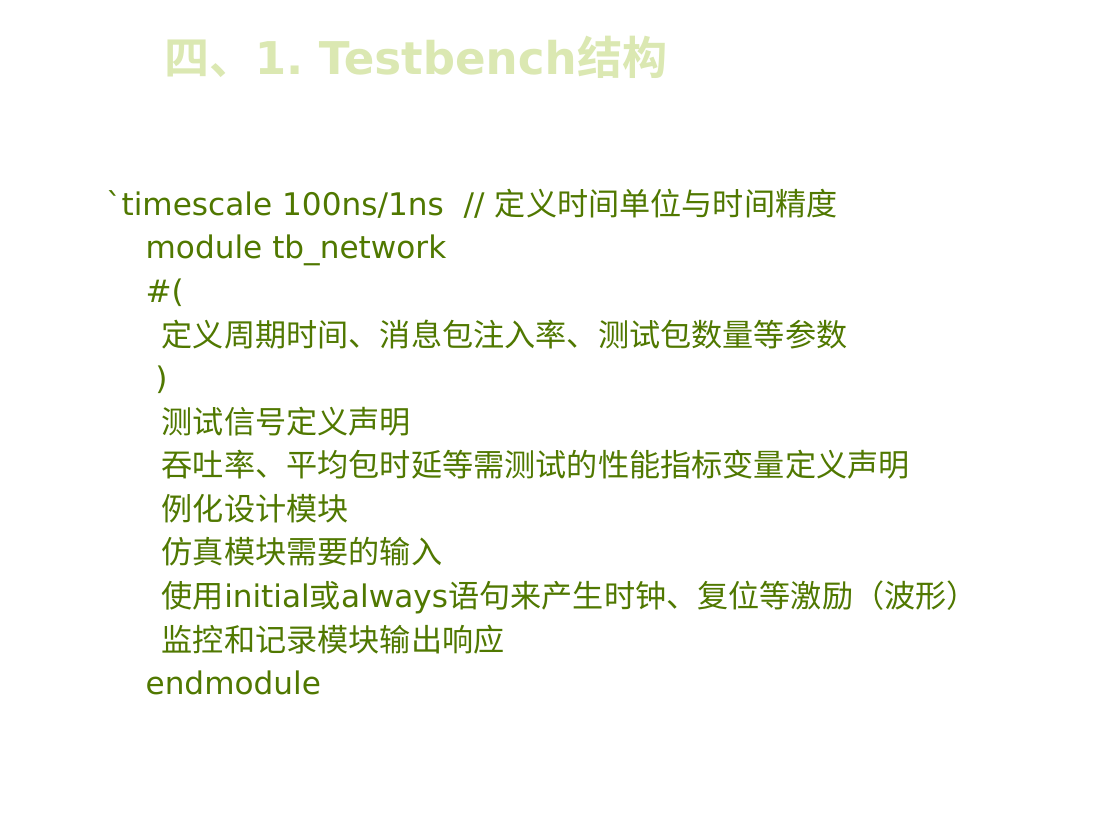
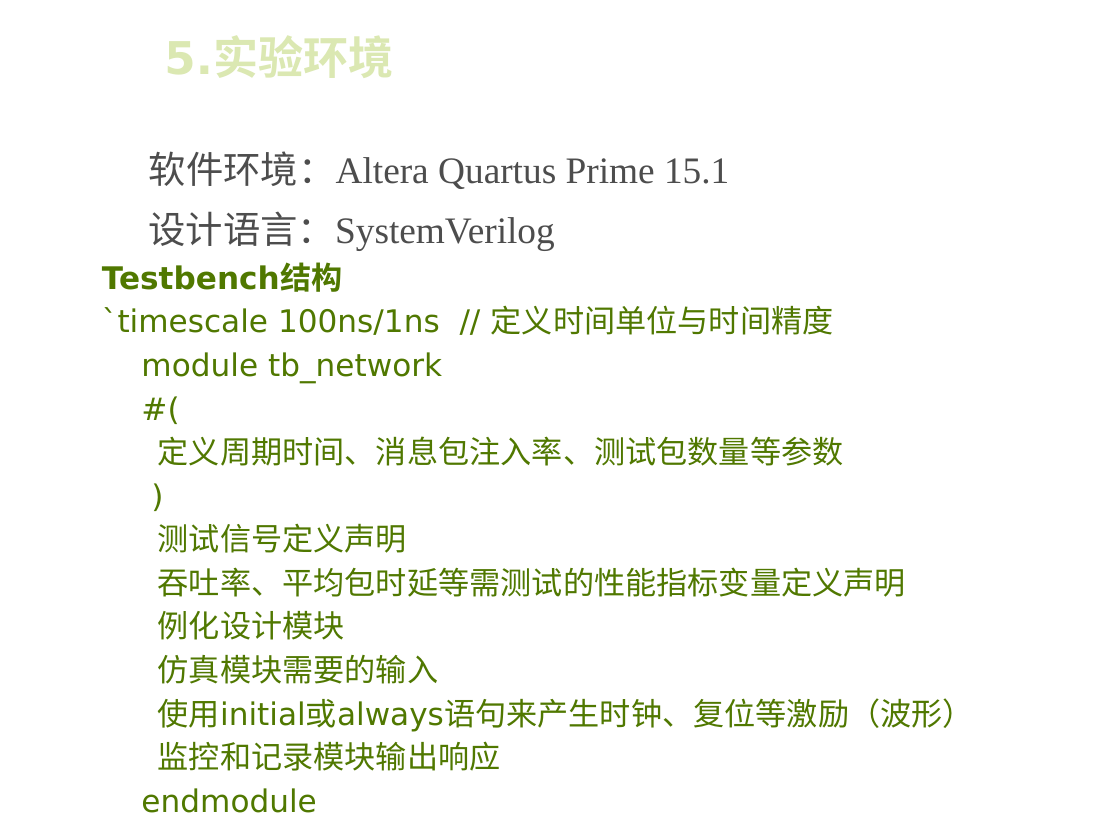
Before and after one commit to xixizai/gh01-Graduation, a slide deck: slide 16 of doc/答辩/JCQ的答辩ppt.pptx (slide 22 before the commit). Drawn at 1120x840 pixels with LibreOffice and Linux fonts; fonts in the diff are those of the drawing; background and template pictures are left out. Boxes give left, top, right and bottom in pixels: in the first picture for what was removed or moved away, otherwise in the second. Text is boxed around its words. In the diff, an @@ line names an element or a change of style, - is before the commit and + after.

```diff
--- a/doc/答辩/JCQ的答辩ppt.pptx
+++ b/doc/答辩/JCQ的答辩ppt.pptx
@@ text added at (149,151,729,189), 24 pt, text #4D4D4D @@
+软件环境：Altera Quartus Prime 15.1
@@ text added at (148,211,554,251), 24 pt, text #4D4D4D @@
+设计语言：SystemVerilog
@@ text "Testbench结构": place and size @@
-text "Testbench结构" at (106,188,978,695)
+text "Testbench结构" at (102,263,974,813)
@@ text at (102,263,342,292): paragraph added @@
+Testbench结构
@@ title at (162,319,848,349): text changed @@
-四、1. Testbench结构
+5.实验环境
```
Also in this commit, not shown: 6 other slides changed, 8 slides added, 14 slides removed.
